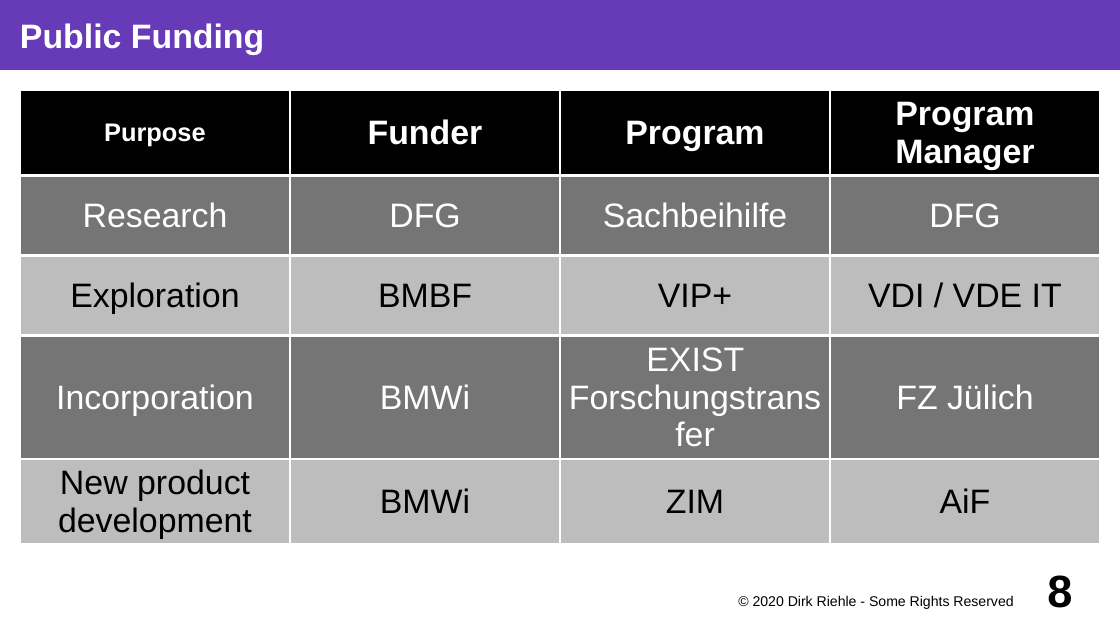
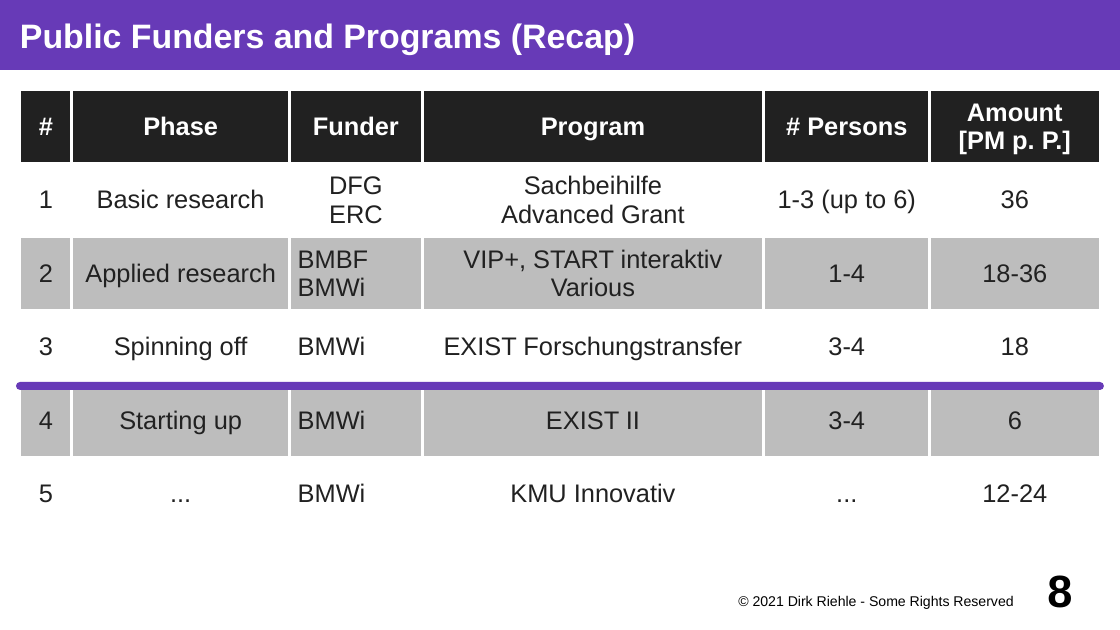
Before and after one commit to dirkriehle/coss-course, a slide deck: slide 8 of Lecture slides/COSS D04 - Fundraising.odp. Drawn at 1120x630 pixels with LibreOffice and Linux fonts; fonts in the diff are those of the drawing. Boxes give left, top, right and bottom in pixels: in the first picture for what was removed or moved away, otherwise in the second. Text is boxed around its words. In the diff, an @@ line names an element or a change of style, - is before the commit and + after.

```diff
--- a/Lecture slides/COSS D04 - Fundraising.odp
+++ b/Lecture slides/COSS D04 - Fundraising.odp
@@ title at box(20, 23, 635, 55): text changed @@
-Public Funding
+Public Funders and Programs (Recap)
@@ table at box(20, 90, 1101, 532) @@
-Purpose | Funder | Program | Program Manager
-Research | DFG | Sachbeihilfe | DFG
-Exploration | BMBF | VIP+ | VDI / VDE IT
-Incorporation | BMWi | EXIST Forschungstransfer | FZ Jülich
-New product development | BMWi | ZIM | AiF
+# | Phase | Funder | Program | # Persons | Amount [PM p. P.]
+1 | Basic research | DFG / ERC | Sachbeihilfe / Advanced Grant | 1-3 (up to 6) | 36
+2 | Applied research | BMBF / BMWi | VIP+, START interaktiv / Various | 1-4 | 18-36
+3 | Spinning off | BMWi | EXIST Forschungstransfer | 3-4 | 18
+4 | Starting up | BMWi | EXIST II | 3-4 | 6
+5 | ... | BMWi | KMU Innovativ | ... | 12-24
@@ line added from (20, 386) to (1101, 386), #673AB7 5.67 pt @@
@@ text at box(753, 595, 1013, 609): text changed @@
-© 2020 Dirk Riehle - Some Rights Reserved
+© 2021 Dirk Riehle - Some Rights Reserved
```
Also in this commit, not shown: 17 other slides changed, 2 slides added, 2 slides removed, 8 other files.
